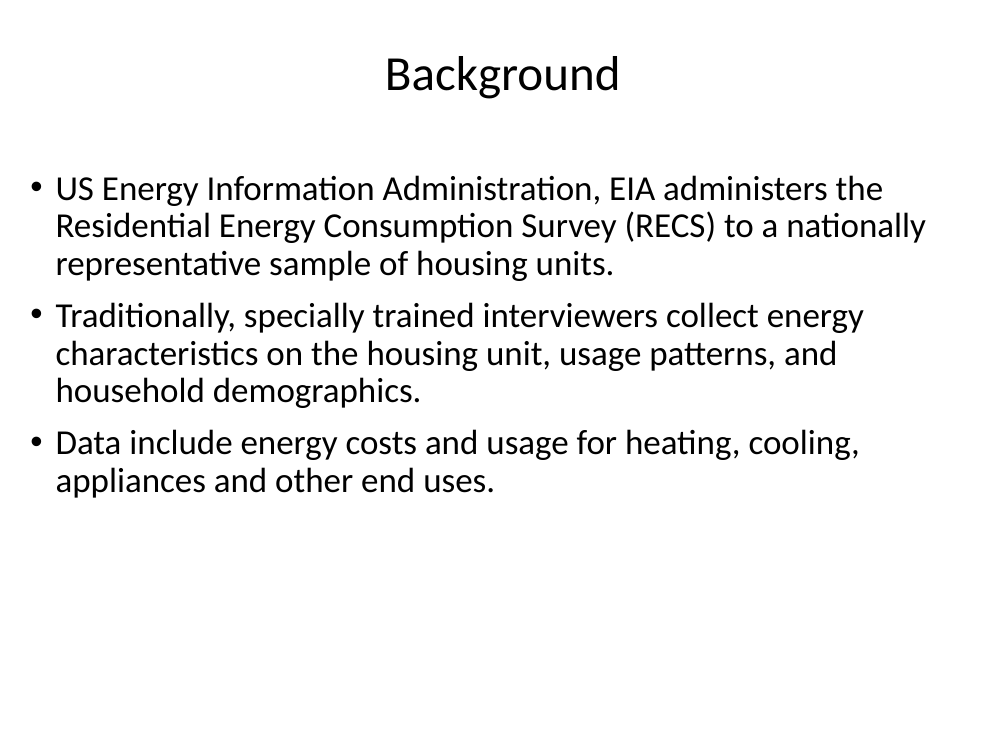
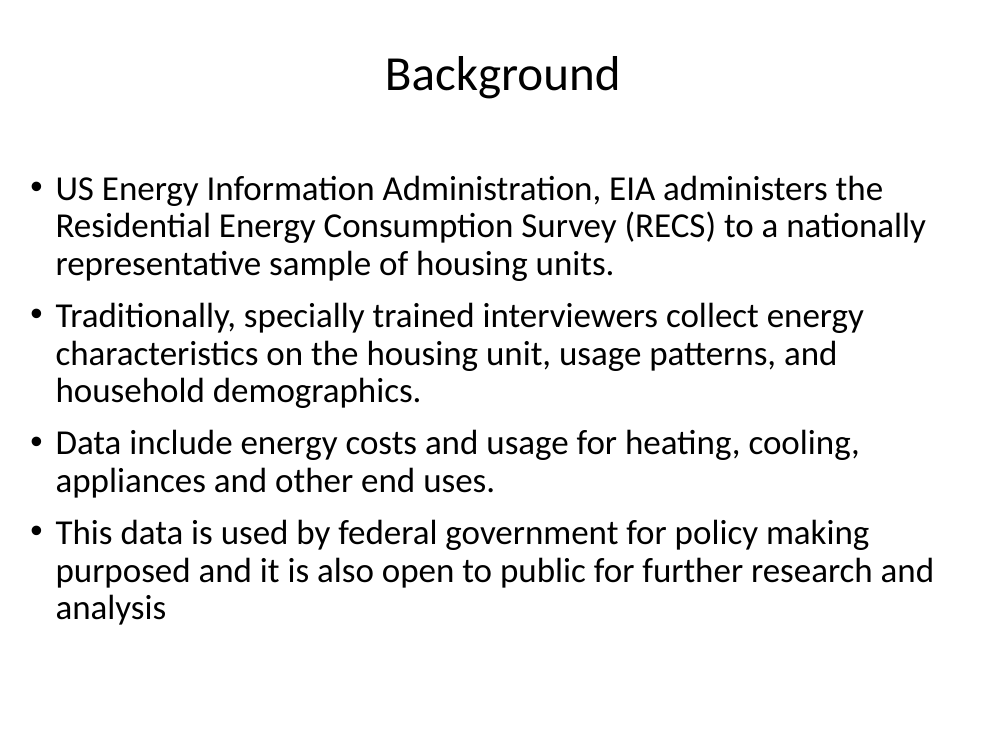
Before and after one commit to mksiddiki/Data-Science-Project, a slide deck: slide 3 of Data_Science_Project_MKS.pptx. Drawn at 1008x756 pixels with LibreOffice and Linux fonts; fonts in the diff are those of the drawing. Boxes give left, top, right and bottom in pixels: in the first picture for what was removed or moved away, otherwise in the second. Text is boxed around its words. In the diff, an @@ line names an element or a change of style, - is before the commit and + after.

```diff
--- a/Data_Science_Project_MKS.pptx
+++ b/Data_Science_Project_MKS.pptx
@@ text at box(56, 519, 934, 625): paragraph added @@
+• This data is used by federal government for policy making purposed and it is also open to public for further research and analysis
```
Also in this commit, not shown: 4 other slides changed, 1 slide added.
